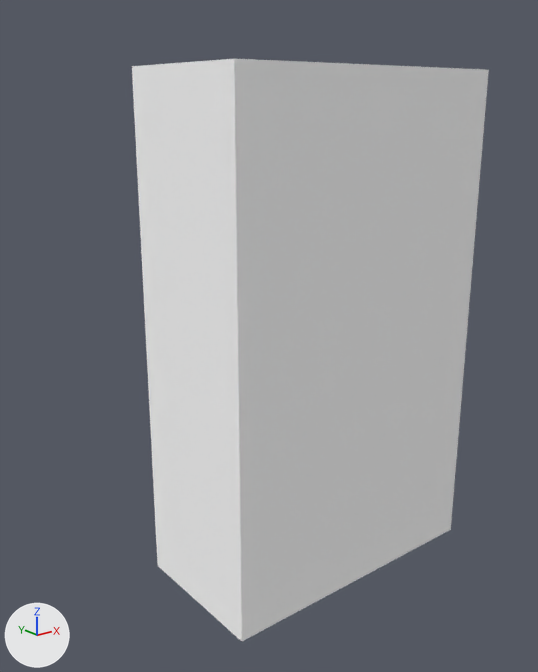
What one commit did to the glTF model support-level-3/assets/models/battery.gltf.
The view is the same before and after, from a camera (50 mm lens) standing at (-0.194, -0.214, 0.188) and looking at (-0.016, 0.01, 0.099). Every picture has the same lights, and +X, +Y and +Z are marked at lower left. The first picture is the older version. Vertices at exactly the same position are counted once.

In view in the first picture: 'battery'.
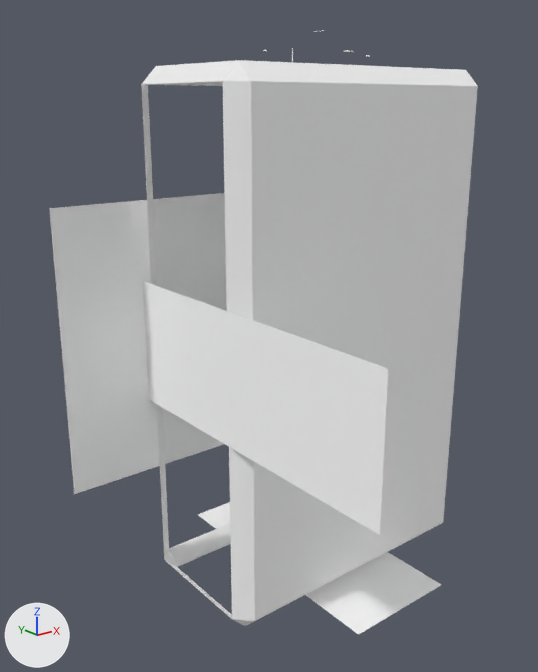
Where the change shows, as pixel boxes (x1, y1, x2, y2) in the pictures (538 x 672 px):
'battery', reshaped (20% wider)
    before: (132, 59, 489, 641)
    after: (49, 30, 478, 635)

Diff of the bpy script that builds the scene:
```diff
--- a/support-level-3/assets/models/battery.gltf.py
+++ b/support-level-3/assets/models/battery.gltf.py
@@ mat_metal_dark @@
+mat_metal_dark = principled_material('metal_dark')
+mat_metal_dark.base_color = (1.0, 1.0, 1.0)  # white #ffffff
+mat_metal_dark.metallic = 1.0
+mat_metal_dark.roughness = 1.0
@@ me_battery @@
 # used by ob_battery; location = (0.0, 0.0, 0.0)
-me_battery.from_pydata(...)  # 8 vertices, 12 faces; spans x -0.06..0.06, y -0.03..0.03, z 0.0..0.2
+me_battery.from_pydata(...)  # 60 vertices, 56 faces; spans x -0.094..0.094, y -0.094..0.094, z 0.0..0.213
+# me_battery part 1: the whole mesh is rebuilt
 me_battery.materials.append(mat_battery)
+me_battery.materials.append(mat_metal_dark)  # white #ffffff
```
